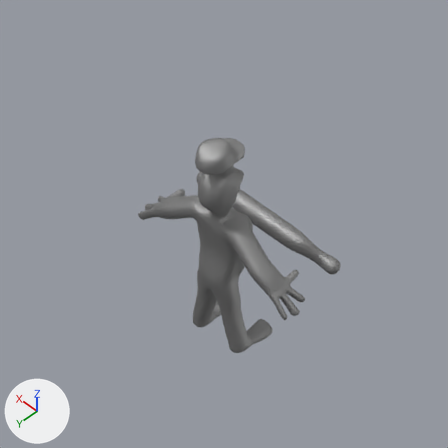
Renders of the Blender file assets/enemies/zhlob/zhlob.blend from each side of a commit.
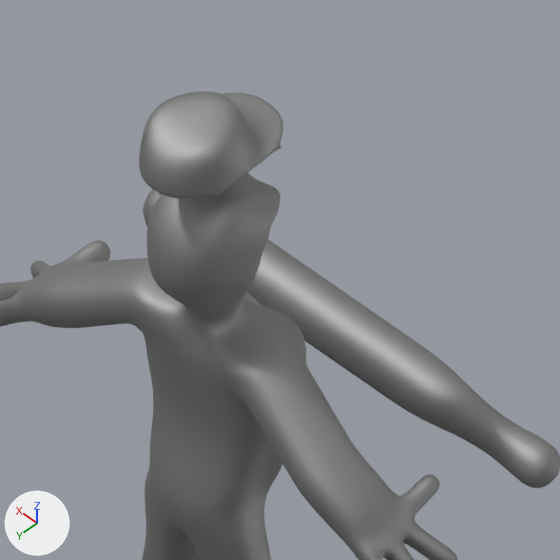
Each version is shown from the file's camera 'Camera', then close up on the part from 33% to 76% of the width and 24% to 67% of the height. Lighting does not change. The marker at lower left points along +X, +Y and +Z.

The scene before the commit, as lines of its bpy script (objects in view):
```python
me_cube_001 = bpy.data.meshes.new('Cube.001')
me_cube_001.from_pydata(...)  # 756 vertices, 746 faces, 9 loose edges; spans x -5.68..5.68, y -3.78..1.84, z -5.21..8.84
me_cube_001.polygons.foreach_set('use_smooth', [True] * 746)
me_cube_001.materials.append(mat_character_m)
ob_zhlob_00 = bpy.data.objects.new('Zhlob_00', me_cube_001)
ob_zhlob_00.location = (0.0, 0.0, 5.27)
_m = ob_zhlob_00.modifiers.new('Subsurf', 'SUBSURF')
```
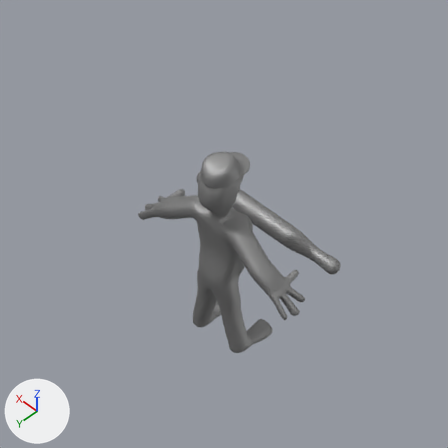
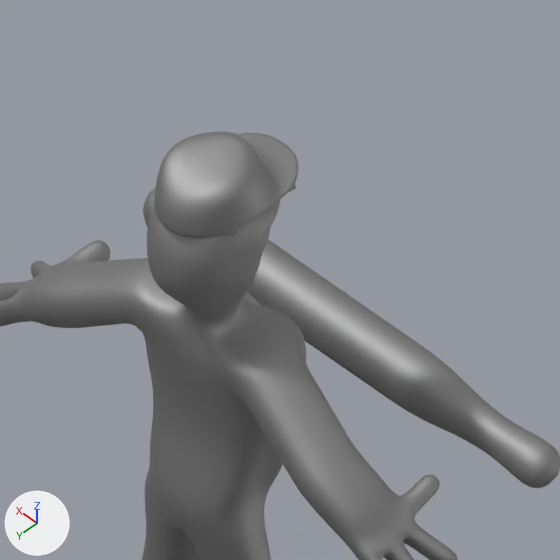
Boxes [x1, y1, x2, y2] around the edits, measured in the close-ups (560 x 560 px; the box of a moved part takes in the faces that stretch with it):
'Zhlob_00', reshaped: before [0, 92, 560, 560]; after [0, 132, 560, 560]
part 1 of me_cube_001, moved or reshaped: before [139, 92, 283, 198]; after [154, 132, 298, 238]

Patch to the scene script:
```diff
--- a/assets/enemies/zhlob/zhlob.blend.py
+++ b/assets/enemies/zhlob/zhlob.blend.py
@@ me_cube_001 @@
 me_cube_001.from_pydata(...)  # 756 vertices, 746 faces, 9 loose edges; spans x -5.68..5.68, y -3.78..1.84, z -5.21..8.84
 # used by ob_zhlob_00; location = (0.0, 0.0, 5.27)
+# me_cube_001 part 1: the loose piece of 46 vertices spanning x -0.95..0.95, y -1.2..1.84, z 7.72..8.84 is moved by (0.0, -0.38, -1.27)
 me_cube_001.materials.append(mat_character_m)
```
